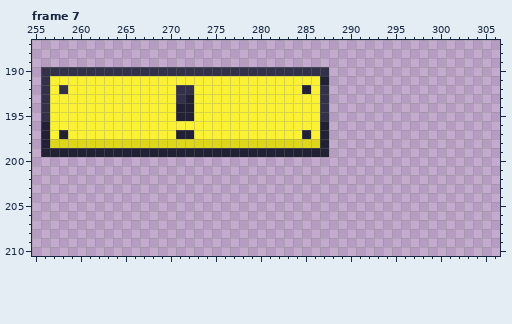
Pixel-art file: Assets/Sprites/ControlRoom.aseprite. Above is the file before it was changed.
480x270 pixels, 11 frames. Shown: frame 7: x 255..306, y 187..210. The commit also changed other frames, which this record leaves out.
And afterwards:
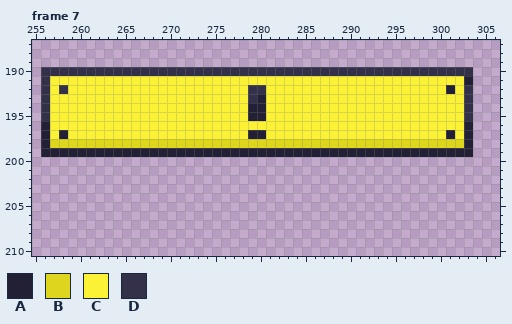
Palette (. is transparent): A #222034  B #ded61c  C #fbf236  D #333149
The edit:
--- frame 7, layer "Button Zone #2"
@@ x 255..306 @@
 189 ....................................................
-190 .DDDDDDDDDDDDDDDDDDDDDDDDDDDDDDDD...................
-191 .DCCCCCCCCCCCCCCCCCCCCCCCCCCCCCCA...................
-192 .DCDCCCCCCCCCCCCDDCCCCCCCCCCCCACD...................
-193 .DCCCCCCCCCCCCCCDACCCCCCCCCCCCCCD...................
-194 .DCCCCCCCCCCCCCCAACCCCCCCCCCCCCCD...................
-195 .DCCCCCCCCCCCCCCAACCCCCCCCCCCCCCD...................
-196 .ACCCCCCCCCCCCCCCCCCCCCCCCCCCCCCA...................
-197 .ACACCCCCCCCCCCCAACCCCCCCCCCCCACA...................
-198 .ABBBBBBBBBBBBBBBBBBBBBBBBBBBBBBA...................
-199 .AAAAAAAAAAAAAAAAAAAAAAAAAAAAAAAA...................
+190 .DDDDDDDDDDDDDDDDDDDDDDDDDDDDDDDDDDDDDDDDDDDDDDDD...
+191 .DCCCCCCCCCCCCCCCCCCCCCCCCCCCCCCCCCCCCCCCCCCCCCCA...
+192 .DCDCCCCCCCCCCCCCCCCCCCCDDCCCCCCCCCCCCCCCCCCCCACD...
+193 .DCCCCCCCCCCCCCCCCCCCCCCDACCCCCCCCCCCCCCCCCCCCCCD...
+194 .DCCCCCCCCCCCCCCCCCCCCCCAACCCCCCCCCCCCCCCCCCCCCCD...
+195 .DCCCCCCCCCCCCCCCCCCCCCCAACCCCCCCCCCCCCCCCCCCCCCD...
+196 .ACCCCCCCCCCCCCCCCCCCCCCCCCCCCCCCCCCCCCCCCCCCCCCA...
+197 .ACACCCCCCCCCCCCCCCCCCCCAACCCCCCCCCCCCCCCCCCCCACA...
+198 .ABBBBBBBBBBBBBBBBBBBBBBBBBBBBBBBBBBBBBBBBBBBBBBA...
+199 .AAAAAAAAAAAAAAAAAAAAAAAAAAAAAAAAAAAAAAAAAAAAAAAA...
 200 ....................................................
Pixel boxes of the changes (left, top, right, bottom) in both pictures:
changed: (302, 67, 473, 157)
changed: (176, 85, 194, 139)
changed: (248, 85, 266, 139)
